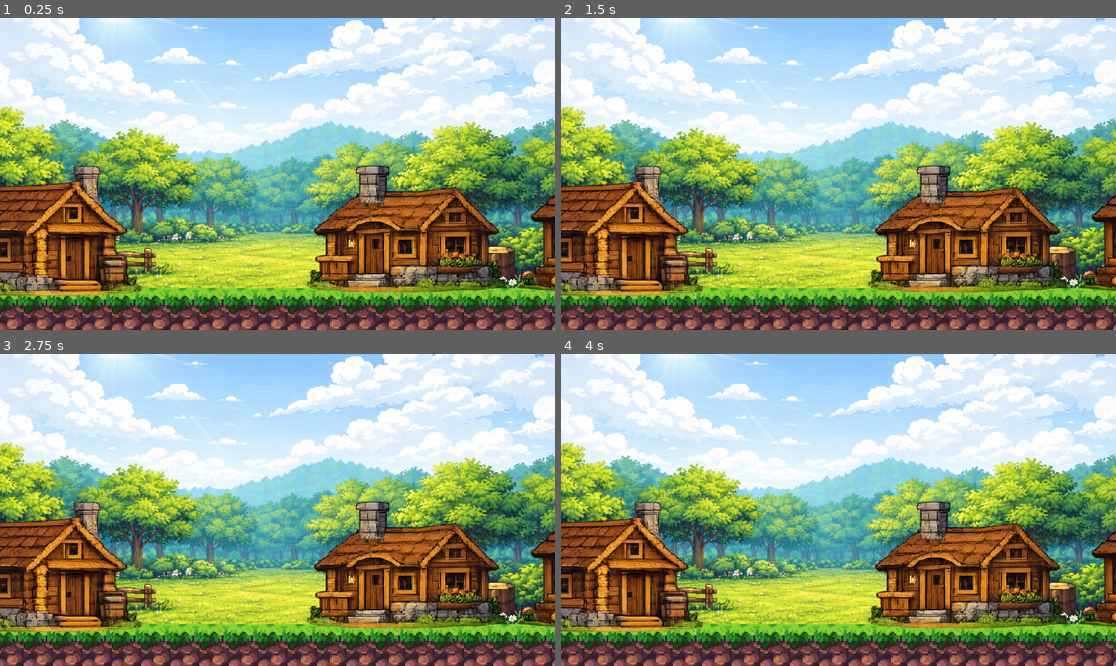
Above: before the commit, frames 1-4 (two rows, left to right).
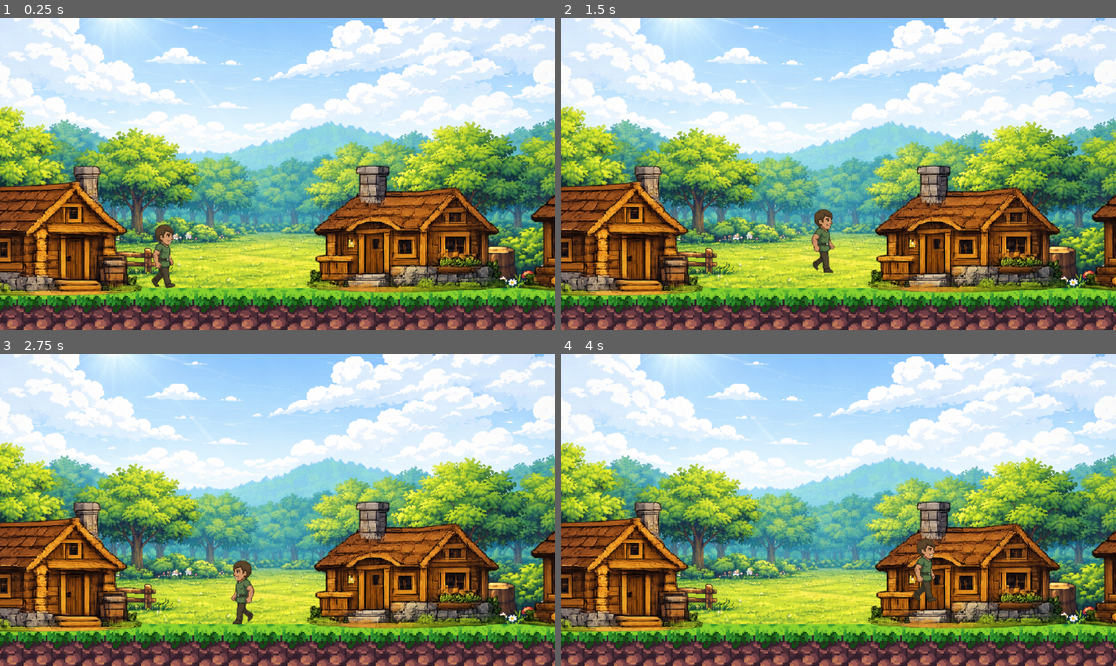
Above: after the commit, the same moments.

Repository: vip21-000/mega_game
Game: Godot game, scene res://scenes/node_2d.tscn
Same seed, same stepped clock (60 frames per second), same inputs: the game is played once before the commit and once after it.
Inputs:
- Up to frame 1 (0.25 s): no input
- Up to frame 2 (1.5 s): tap Enter (ui_accept) at 0.5, 0.6, 0.77, 1.07, 1.35 s; hold Right (ui_right) from 0.53 s (still down)
- Up to frame 3 (2.75 s): tap Enter (ui_accept) at 1.52, 1.82, 2.1 s; release Right (ui_right) at 2.03 s; hold Left (ui_left) from 2.03 s (still down)
- Up to frame 4 (4 s): release Left (ui_left) at 2.78 s; hold Right (ui_right) from 2.78 s (still down); tap Enter (ui_accept) at 2.85, 3.02, 3.32, 3.6, 3.77 s

The runs differ from the first frame. In frame 1, 0.6% of the frame differs, in the area x 27-32%, y 66-87%; in frame 2, 0.6%; in frame 3, 0.6%, in the area x 41-46%, y 66-87%; in frame 4, 0.5%.

Commit message:
a character was created, a test walking animation was added and implemented in the script

Diff:
--- /dev/null
+++ b/player.gd
@@ -0,0 +1,33 @@
+extends CharacterBody2D
+
+
+const SPEED = 300.0
+const JUMP_VELOCITY = -400.0
+
+@onready var sprite = $AnimatedSprite2D
+
+func _physics_process(delta: float) -> void:
+	# Add the gravity.
+	if not is_on_floor():
+		velocity += get_gravity() * delta
+
+	# Handle jump.
+	if Input.is_action_just_pressed("ui_accept") and is_on_floor():
+		velocity.y = JUMP_VELOCITY
+
+	# Get the input direction and handle the movement/deceleration.
+	# As good practice, you should replace UI actions with custom gameplay actions.
+	var direction := Input.get_axis("ui_left", "ui_right")
+	if direction:
+		velocity.x = direction * SPEED
+	else:
+		velocity.x = move_toward(velocity.x, 0, SPEED)
+
+	move_and_slide()
+
+
+	if direction != 0:
+		sprite.play("walk test")
+		sprite.flip_h = direction < 0
+	else:
+		sprite.play("idle test")
--- /dev/null
+++ b/player.tscn
@@ -0,0 +1,84 @@
+[gd_scene format=3 uid="uid://g55fpcra7euo"]
+
+[ext_resource type="Texture2D" uid="uid://cjngyiktd18o3" path="res://assets/Gemini_Generated_Image_vr70ztvr70ztvr70__1_-removebg-preview.png" id="1_4flbx"]
+[ext_resource type="Script" uid="uid://bnm2k6p7gvagq" path="res://player.gd" id="1_onrkg"]
+
+[sub_resource type="CapsuleShape2D" id="CapsuleShape2D_onrkg"]
+radius = 8.0
+height = 40.0
+
+[sub_resource type="AtlasTexture" id="AtlasTexture_onrkg"]
+atlas = ExtResource("1_4flbx")
+region = Rect2(0, 0, 85, 226)
+
+[sub_resource type="AtlasTexture" id="AtlasTexture_i3pqv"]
+atlas = ExtResource("1_4flbx")
+region = Rect2(0, 0, 101, 226)
+
+[sub_resource type="AtlasTexture" id="AtlasTexture_hqtel"]
+atlas = ExtResource("1_4flbx")
+region = Rect2(101, 0, 101, 226)
+
+[sub_resource type="AtlasTexture" id="AtlasTexture_sweqy"]
+atlas = ExtResource("1_4flbx")
+region = Rect2(202, 0, 101, 226)
+
+[sub_resource type="AtlasTexture" id="AtlasTexture_2hs0m"]
+atlas = ExtResource("1_4flbx")
+region = Rect2(303, 0, 101, 226)
+
+[sub_resource type="AtlasTexture" id="AtlasTexture_1jxqw"]
+atlas = ExtResource("1_4flbx")
+region = Rect2(404, 0, 101, 226)
+
+[sub_resource type="AtlasTexture" id="AtlasTexture_dw050"]
+atlas = ExtResource("1_4flbx")
+region = Rect2(505, 0, 101, 226)
+
+[sub_resource type="SpriteFrames" id="SpriteFrames_i3pqv"]
+animations = [{
+"frames": [{
+"duration": 1.0,
+"texture": SubResource("AtlasTexture_onrkg")
+}],
+"loop": true,
+"name": &"idle test",
+"speed": 5.0
+}, {
+"frames": [{
+"duration": 1.0,
+"texture": SubResource("AtlasTexture_i3pqv")
+}, {
+"duration": 1.0,
+"texture": SubResource("AtlasTexture_hqtel")
+}, {
+"duration": 1.0,
+"texture": SubResource("AtlasTexture_sweqy")
+}, {
+"duration": 1.0,
+"texture": SubResource("AtlasTexture_2hs0m")
+}, {
+"duration": 1.0,
+"texture": SubResource("AtlasTexture_1jxqw")
+}, {
+"duration": 1.0,
+"texture": SubResource("AtlasTexture_dw050")
+}],
+"loop": true,
+"name": &"walk test",
+"speed": 5.0
+}]
+
+[node name="player" type="CharacterBody2D" unique_id=1981483290]
+script = ExtResource("1_onrkg")
+
+[node name="CollisionShape2D" type="CollisionShape2D" parent="." unique_id=802817281]
+position = Vector2(42.000004, -95.99999)
+scale = Vector2(4.733166, 4.733166)
+shape = SubResource("CapsuleShape2D_onrkg")
+
+[node name="AnimatedSprite2D" type="AnimatedSprite2D" parent="." unique_id=980794772]
+position = Vector2(42.000004, -95.99999)
+scale = Vector2(0.8552504, 0.85525036)
+sprite_frames = SubResource("SpriteFrames_i3pqv")
+animation = &"idle test"
--- a/scenes/node_2d.tscn
+++ b/scenes/node_2d.tscn
@@ -9,6 +9,7 @@
 [ext_resource type="Texture2D" uid="uid://msxx4dca1o3l" path="res://background/house3.png" id="6_f6ptj"]
 [ext_resource type="Texture2D" uid="uid://22eox4ar15nj" path="res://background/house4-.png" id="7_3m5ht"]
 [ext_resource type="Texture2D" uid="uid://dc33dq418uklj" path="res://background/house5-.png" id="9_dubn7"]
+[ext_resource type="PackedScene" uid="uid://g55fpcra7euo" path="res://player.tscn" id="10_dubn7"]
 
 [sub_resource type="TileSetAtlasSource" id="TileSetAtlasSource_0hol4"]
 texture = ExtResource("2_hh0fu")
@@ -1031,3 +1032,6 @@
 position = Vector2(3534.0002, -219)
 scale = Vector2(1.9225942, 1.9225942)
 texture = ExtResource("9_dubn7")
+
+[node name="player" parent="." unique_id=1981483290 instance=ExtResource("10_dubn7")]
+position = Vector2(646, -3)
Binary file added: assets/Gemini_Generated_Image_vr70ztvr70ztvr70__1_-removebg-preview.png
Not shown, added: assets/Gemini_Generated_Image_vr70ztvr70ztvr70__1_-removebg-preview.png.import
Not shown, added: player.gd.uid
